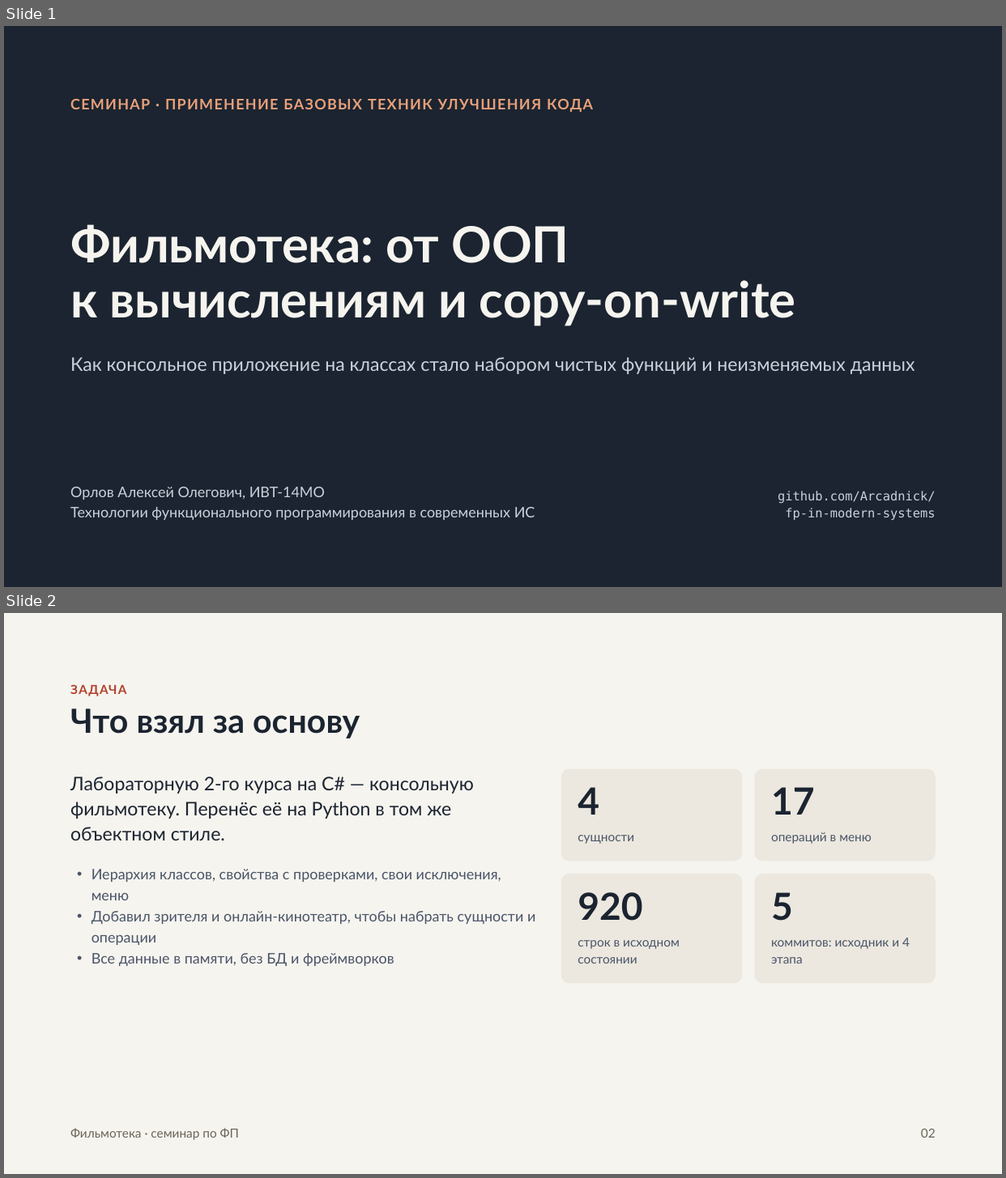
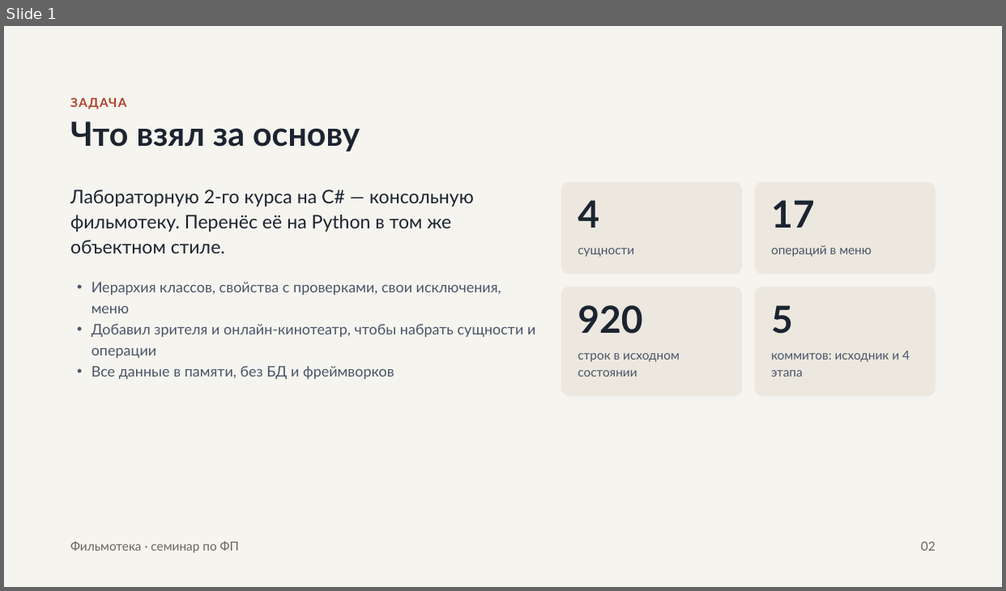
Before and after one commit to Arcadnick/fp-in-modern-systems, a slide deck: 01-seminar-filmoteka/presentation/slides.pptx. Shown one above the other, each under a label of ours: slides 1 and 2 before the commit, slide 1 after it. The pictures are 1006x1178 and 1006x591 pixels, drawn with LibreOffice and Linux fonts; fonts in the diff are those of the drawing. Boxes give left, top, right and bottom in pixels: in the first picture for what was removed or moved away, otherwise in the second. Text is boxed around its words. In the diff, an @@ line names an element or a change of style, - is before the commit and + after.

```diff
--- a/01-seminar-filmoteka/presentation/slides.pptx
+++ b/01-seminar-filmoteka/presentation/slides.pptx
@@ slide 1 removed at box(4, 26, 1002, 587), background #1B2430 @@
@@ text removed at box(70, 99, 593, 112) @@
-СЕМИНАР · ПРИМЕНЕНИЕ БАЗОВЫХ ТЕХНИК УЛУЧШЕНИЯ КОДА
@@ title removed at box(70, 224, 796, 327) @@
-Фильмотека: от ООП
-к вычислениям и copy-on-write
@@ text removed at box(70, 357, 915, 374) @@
-Как консольное приложение на классах стало набором чистых функций и неизменяемых данных
@@ text removed at box(70, 487, 535, 520) @@
-Орлов Алексей Олегович, ИВТ-14МО
-Технологии функционального программирования в современных ИС
@@ text removed at box(778, 491, 935, 520) @@
-github.com/Arcadnick/
-fp-in-modern-systems
@@ what was slide 2 is now slide 1 @@
```
Also in this commit, not shown: 1 other slide removed, 13 other files.
